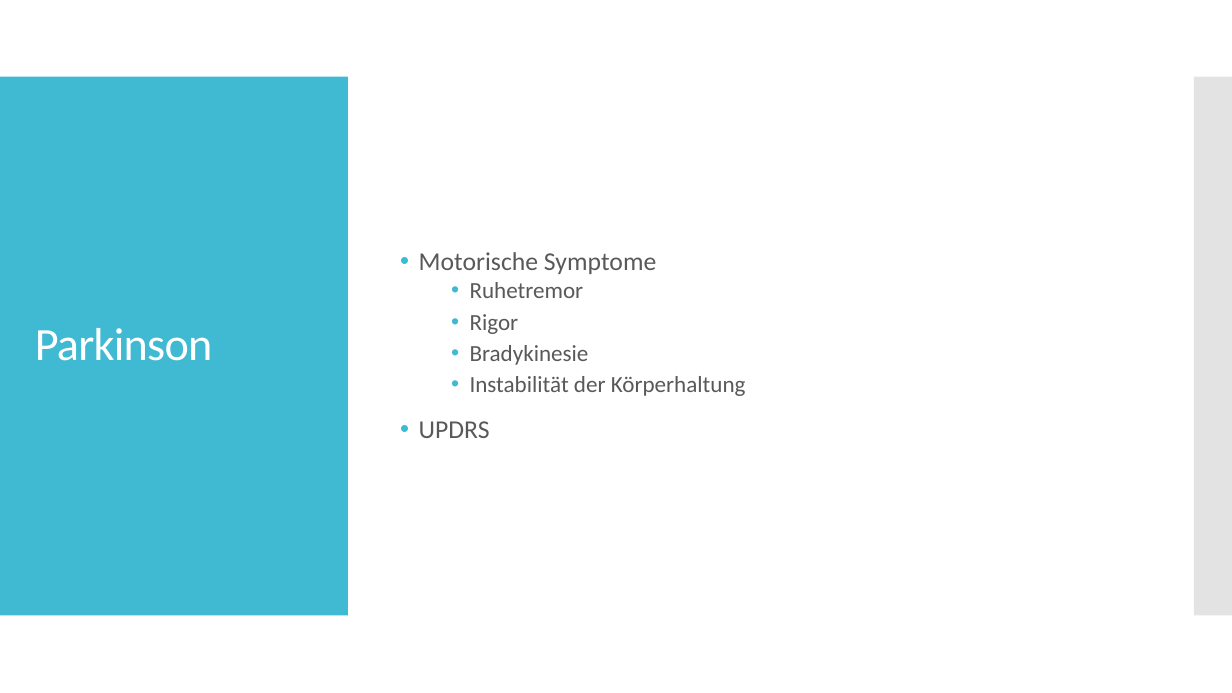
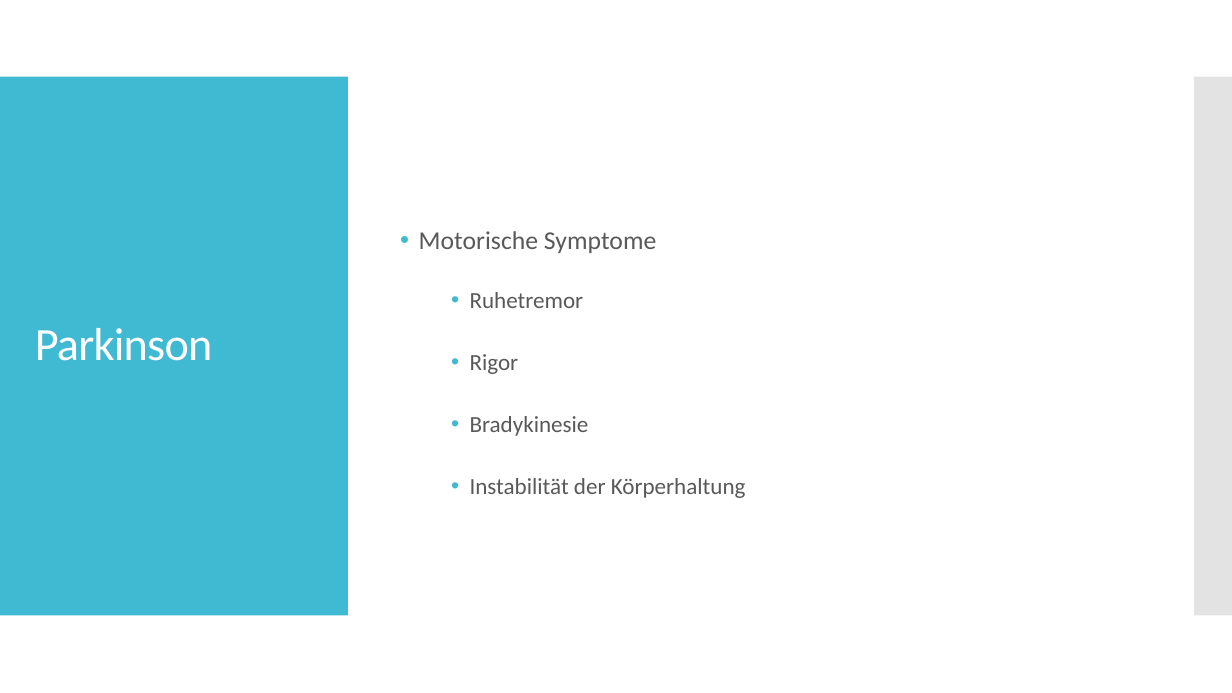
Before and after one commit to christianneumannCAU/Master-CAU, a slide deck: slide 3 of 03_exposé/Exposé presentation.pptx. Drawn at 1232x693 pixels with LibreOffice and Linux fonts; fonts in the diff are those of the drawing. Boxes give left, top, right and bottom in pixels: in the first picture for what was removed or moved away, otherwise in the second. Text is boxed around its words. In the diff, an @@ line names an element or a change of style, - is before the commit and + after.

```diff
--- a/03_exposé/Exposé presentation.pptx
+++ b/03_exposé/Exposé presentation.pptx
@@ text "Motorische Symptome" at (x1=419, y1=231, x2=746, y2=498): line spacing 0.9 to 2 @@
@@ text at (x1=419, y1=421, x2=490, y2=438): paragraph removed @@
-• UPDRS
```
Also in this commit, not shown: 1 other slide changed, 15 other files.
